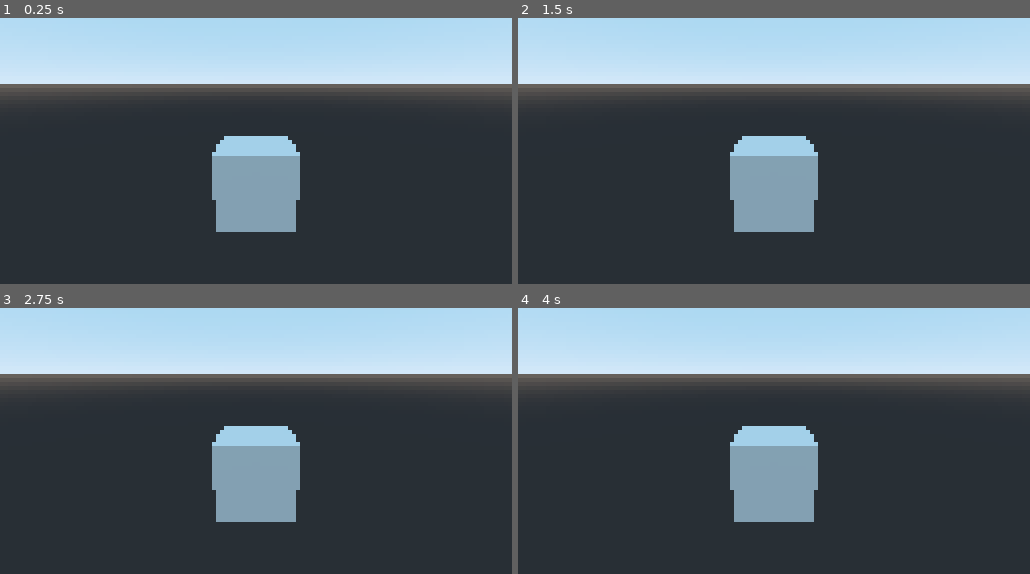
Above: before the commit, frames 1-4 (two rows, left to right).
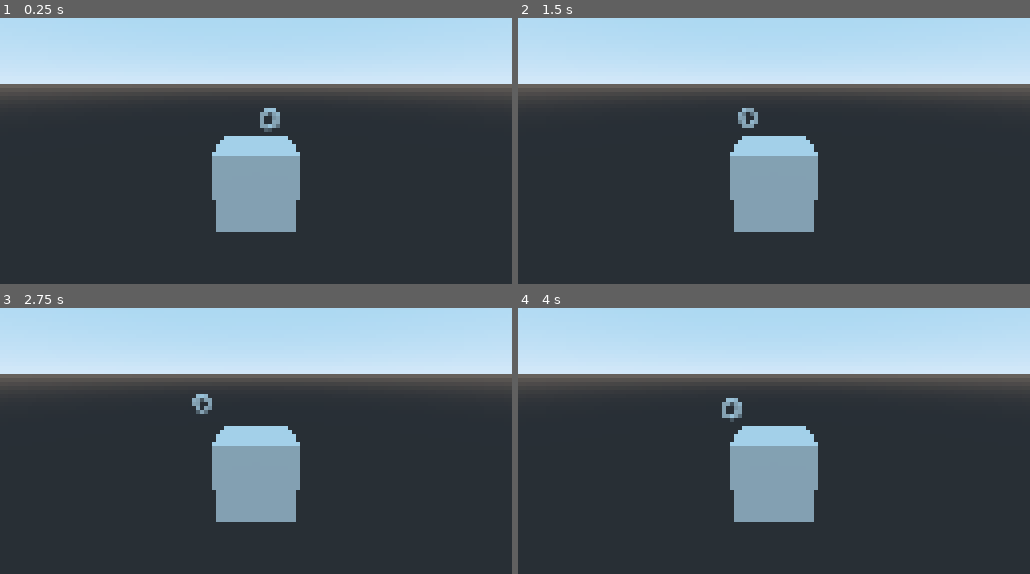
Above: after the commit, the same moments.

Repository: dedekm/loopy-loops
Game: Godot game, scene res://src/Level.tscn
Two runs of this game, one before a commit and one after it. Both use one fixed random seed, a clock stepped at 60 frames per second and the inputs below.
Inputs:
- Up to frame 1 (0.25 s): no input
- Up to frame 2 (1.5 s): tap Enter at 0.5 s; hold D (strafe_right) 0.53-1.28 s; hold S (move_backward) from 1.28 s (still down)
- Up to frame 3 (2.75 s): release S (move_backward) at 2.03 s; hold D (strafe_right) from 2.03 s (still down)
- Up to frame 4 (4 s): release D (strafe_right) at 2.78 s; hold W (move_forward) 2.78-3.53 s; hold Left (strafe_left) from 3.53 s (still down)

The runs differ from the first frame. In frame 1, 0.2% of the frame differs, in the area x 50-55%, y 33-43%; in frame 2, 0.2%; in frame 3, 0.2%; in frame 4, 0.2%.

Commit message:
add loop 3d model & class

Diff:
--- a/project.godot
+++ b/project.godot
@@ -88,6 +88,12 @@
  ]
 }
 
+[layer_names]
+
+3d_physics/layer_1="enviroment"
+3d_physics/layer_2="player"
+3d_physics/layer_3="pickups"
+
 [rendering]
 
 quality/driver/driver_name="GLES2"
--- a/src/Level.tscn
+++ b/src/Level.tscn
@@ -1,8 +1,12 @@
-[gd_scene load_steps=2 format=2]
+[gd_scene load_steps=3 format=2]
 
 [ext_resource path="res://src/Player.tscn" type="PackedScene" id=1]
+[ext_resource path="res://src/Loop.tscn" type="PackedScene" id=2]
 
 [node name="Level" type="Spatial"]
 
+[node name="Loop" parent="." instance=ExtResource( 2 )]
+transform = Transform( 1, 0, 0, 0, 1, 0, 0, 0, 1, 1, 1, -10 )
+
 [node name="Player" parent="." instance=ExtResource( 1 )]
 transform = Transform( 1, 0, 0, 0, 1, 0, 0, 0, 1, 0, 1, 0 )
--- /dev/null
+++ b/src/Loop.gd
@@ -0,0 +1,4 @@
+extends Area
+
+func _on_Loop_body_entered(body: Node) -> void:
+  queue_free()
--- /dev/null
+++ b/src/Loop.tscn
@@ -0,0 +1,18 @@
+[gd_scene load_steps=4 format=2]
+
+[ext_resource path="res://src/Loop.gd" type="Script" id=1]
+[ext_resource path="res://assets/torus.dae" type="PackedScene" id=2]
+
+[sub_resource type="CylinderShape" id=1]
+
+[node name="Loop" type="Area"]
+collision_layer = 4
+collision_mask = 2
+script = ExtResource( 1 )
+
+[node name="CollisionShape" type="CollisionShape" parent="."]
+transform = Transform( 0.5, 0, 0, 0, -3.25841e-08, -0.5, 0, 0.2, -8.14603e-08, 0, 0, 0 )
+shape = SubResource( 1 )
+
+[node name="torus" parent="." instance=ExtResource( 2 )]
+[connection signal="body_entered" from="." to="." method="_on_Loop_body_entered"]
--- a/src/Player.tscn
+++ b/src/Player.tscn
@@ -7,6 +7,8 @@
 [sub_resource type="BoxShape" id=2]
 
 [node name="Player" type="KinematicBody"]
+collision_layer = 2
+collision_mask = 4
 script = ExtResource( 1 )
 
 [node name="MeshInstance" type="MeshInstance" parent="."]
Not shown, added: assets/torus.dae
Not shown, added: assets/torus.dae.import
